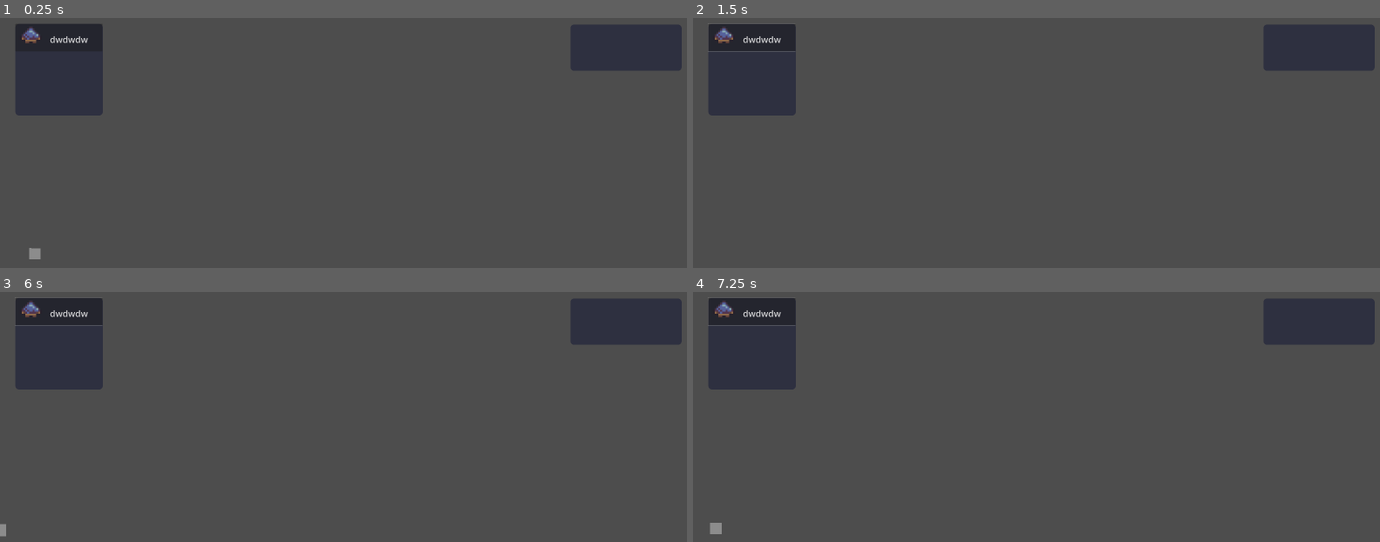
Above: before the commit, frames 1-4 (two rows, left to right).
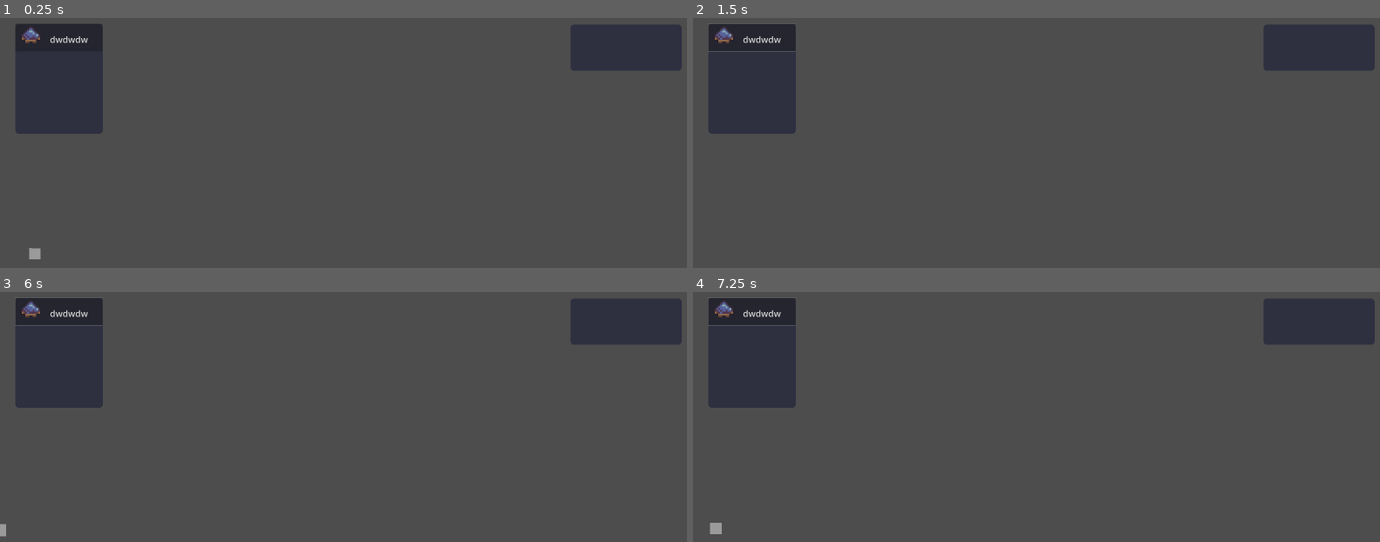
Above: after the commit, the same moments.

Repository: nathan-guiard/zappy
Game: Godot game, scene res://main.tscn
Same seed, same stepped clock (60 frames per second), same inputs: the game is played once before the commit and once after it.
Inputs (mouse positions are in pixels of both pictures, inside the frame that each line leads up to):
- Up to frame 1 (0.25 s): no input
- Up to frame 2 (1.5 s): click (754, 38) at 0.5 s; tap Enter at 1.25 s; move the mouse to (1194, 208) at 1.27 s; hold W from 1.28 s (still down); tap P at 1.35 s; click (1194, 208) at 1.42 s
- Up to frame 3 (6 s): release W at 2 s; tap Space at 2, 3.5, 5 s; drag from (206, 527) to (outside the picture) at 2.02 s; tap Enter at 2.75, 4.25 s; move the mouse to (419, 407) at 2.77 s; hold W 2.78-3.5 s; tap I at 2.85 s; click (419, 407) at 2.92 s; drag from (outside the picture) to (137, 439) at 3.52 s; move the mouse to (outside the picture) at 4.27 s; hold S 4.28-5 s; tap O at 4.35 s; click (outside the picture) at 4.42 s; tap Escape at 4.9 s; drag from (137, 439) to (247, 394) at 5.02 s; move the mouse to (384, 504) at 5.77 s; hold S from 5.78 s (still down); tap P at 5.85 s; click (384, 504) at 5.92 s
- Up to frame 4 (7.25 s): release S at 6.5 s; drag from (940, 394) to (899, 527) at 6.52 s

The runs differ from the first frame. In frame 1, 0.9% of the frame differs, in the area x 2-15%, y 38-47%; in frame 2, 0.9%; in frame 3, 0.9%; in frame 4, 0.9%.
Error after the commit: Invalid call. Nonexistent function 'toggle_outline' in base 'Nil'. (res://Camera2D.gd:16)

Commit message:
Line of history of position added, now position history is tracked on the graphic client

Diff:
--- a/graphics/Camera2D.gd
+++ b/graphics/Camera2D.gd
@@ -2,17 +2,27 @@
 class_name EnhancedCamera2D
 
 # Called when the node enters the scene tree for the first time.
+@onready var tile_map: EnhancedTileMap = $"../TileMap"
 
 var desired_zoom: Vector2 = Vector2(2.2, 2.2)
+
+var follow_player: bool = true
 
 var focused_player: Player = null:
 	get:
 		return focused_player if is_instance_valid(focused_player) else null
+	set(new_val):
+		if new_val == null:
+			focused_player.toggle_outline(false)
+			tile_map.clear_traces_square()
+		focused_player = new_val
+
 
 
 @onready var last_drag_position: Vector2 = Vector2()
 
 var initial_position_smoothing_speed: float
+@onready var line_2d: Line2D = %Line2D
 
 
 func _ready() -> void:
@@ -24,7 +34,7 @@
 		zoom = Vector2(0.1, 0.1)
 	if zoom.y < 0.1:
 		zoom = Vector2(0.1, 0.1)
-	if focused_player:
+	if focused_player and follow_player:
 		global_position = focused_player.global_position
 
 
@@ -36,8 +46,7 @@
 		var mouse_event: InputEventMouseMotion = event
 		if Input.is_mouse_button_pressed(MOUSE_BUTTON_RIGHT):
 			if focused_player:
-				focused_player.toggle_outline(false)
-				focused_player = null
+				follow_player = false
 			var drag: Vector2 = last_drag_position - mouse_event.position
 			global_position += drag
 			last_drag_position = mouse_event.position
@@ -64,6 +73,8 @@
 			desired_zoom = zoom * 1.2
 		elif ev.is_pressed() and (ev.keycode == KEY_MINUS or ev.keycode == KEY_S):
 			desired_zoom = zoom * 0.8
+		elif ev.is_pressed() and ev.keycode == KEY_ESCAPE:
+			focused_player = null
 
 
 
@@ -75,4 +86,5 @@
 
 func focus_player(player: Player) -> void:
 	focused_player = player
+	follow_player = true
 	print(focused_player)
--- a/graphics/TileMap.gd
+++ b/graphics/TileMap.gd
@@ -1,4 +1,5 @@
 extends TileMap
+class_name  EnhancedTileMap
 @onready var v_box_container_contents: VBoxContainer = %CanvasLayer/PanelContainer/MarginContainer/VBoxContainerContents
 @onready var panel_container: PanelContainer = %CanvasLayer/PanelContainer
 @onready var panel_players: PanelContainer = $"../CanvasLayer/PanelContainer2"
@@ -14,6 +15,9 @@
 
 var _players: Dictionary = {}
 #@onready var grid_container: GridContainer = $CanvasLayer/PanelContainer/MarginContainer/GridContainer
+@onready var main: Node2D = $".."
+const trace_square: PackedScene = preload("res://trace_square.tscn")
+@onready var traces_square: Node2D = $TracesSquare
 
 const Content: Dictionary = {
 	LINEMATE = "Linemate",
@@ -351,6 +355,16 @@
 
 func update_position_player_on_map(player: Player) -> void:
 	player.destination = to_global( map_to_local(player.map_pos))
+	player.map_position_history.push_back(player.map_pos)
+	if camera.focused_player == player:
+		clear_traces_square()
+		for pos: Vector2i in player.map_position_history:
+			var trace_square_instance: Node2D = trace_square.instantiate()
+			trace_square_instance.position = map_to_local(pos)
+			traces_square.add_child(trace_square_instance)
+		# line_2d.points = []
+		# for pos: Vector2 in player.position_history:
+			# line_2d.add_point(main.to_local(pos))
 
 
 func prune_players(remote_players: Array) -> void:
@@ -466,3 +480,9 @@
 		camera.focus_player(player)
 		player.toggle_outline(true)
 		#get_viewport().set_input_as_handled()
+
+
+
+func clear_traces_square() -> void:
+	for child: Node2D in traces_square.get_children():
+		child.queue_free()
--- a/graphics/hover_square.tscn
+++ b/graphics/hover_square.tscn
@@ -1,8 +1,7 @@
 [gd_scene format=3 uid="uid://b35toih8wxky3"]
 
 [node name="HoverSquare" type="Node2D"]
-modulate = Color(1, 1, 1, 0.352941)
-z_index = 4
+modulate = Color(1, 1, 1, 0.431373)
 
 [node name="Polygon2D" type="Polygon2D" parent="."]
 position = Vector2(0.338766, -1.25303)
--- a/graphics/main.tscn
+++ b/graphics/main.tscn
@@ -61,7 +61,7 @@
 theme_override_styles/panel = SubResource("StyleBoxFlat_mjxie")
 
 [node name="ScrollContainer" type="ScrollContainer" parent="CanvasLayer/PanelContainer2"]
-custom_minimum_size = Vector2(2.08165e-12, 500)
+custom_minimum_size = Vector2(2.08165e-12, 600)
 layout_mode = 2
 
 [node name="VBoxContainerPlayers" type="VBoxContainer" parent="CanvasLayer/PanelContainer2/ScrollContainer"]
@@ -103,6 +103,8 @@
 [node name="HoverSquare" parent="TileMap" instance=ExtResource("7_flrrs")]
 position = Vector2(66, 305)
 
+[node name="TracesSquare" type="Node2D" parent="TileMap"]
+
 [connection signal="button_down" from="CanvasLayer/PanelContainer2/ScrollContainer/VBoxContainerPlayers/PlayerInfoBtn" to="TileMap" method="_on_player_info_btn_button_down"]
 [connection signal="map_ready" from="Network" to="TileMap" method="_on_network_map_ready"]
 [connection signal="map_update" from="Network" to="TileMap" method="_on_network_map_update"]
--- a/graphics/player.gd
+++ b/graphics/player.gd
@@ -24,7 +24,14 @@
 const INITIAL_LERP_SPEED: float = 3
 var lerp_speed: float = INITIAL_LERP_SPEED
 
-var destination: Vector2
+var position_history: PackedVector2Array = PackedVector2Array()
+
+var map_position_history: PackedVector2Array = PackedVector2Array()
+
+var destination: Vector2:
+	set(new_dest):
+		destination = new_dest
+		position_history.push_back(destination)
 
 const Direction: Dictionary = {
 	"North": "North",
--- /dev/null
+++ b/graphics/trace_square.tscn
@@ -0,0 +1,10 @@
+[gd_scene format=3 uid="uid://n5bjno2t3h6c"]
+
+[node name="TraceSquare" type="Node2D"]
+modulate = Color(1, 1, 1, 0.0470588)
+z_index = 4
+
+[node name="Polygon2D" type="Polygon2D" parent="."]
+position = Vector2(-0.0384456, 0.138092)
+scale = Vector2(0.162965, 0.239832)
+polygon = PackedVector2Array(-51.0424, -29.7629, -51.4039, 38.0764, 48, 38, 48, -29.7629)
